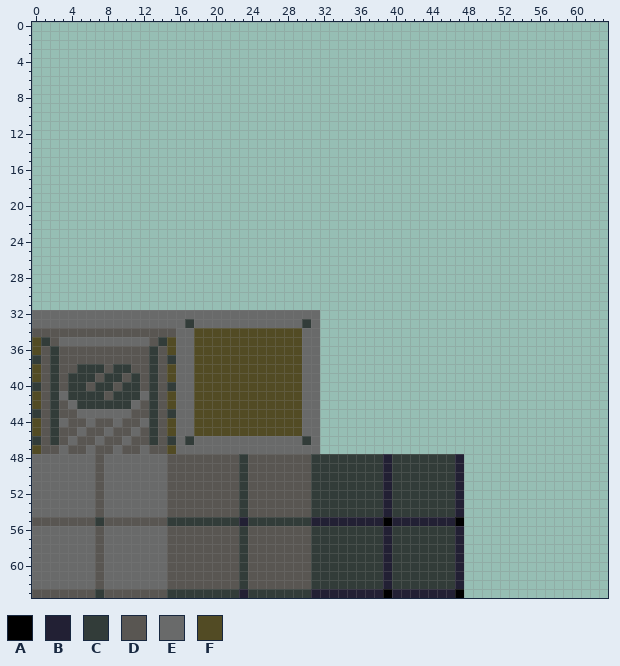
Pixel-art sprite: Textures/tiles.png. That is the earlier state.
The file is 64x64 pixels.
Palette (. is transparent): A #000000  B #222034  C #323c39  D #595652  E #696a6a  F #524b24
Pixels before (only the part around the change), first column x 0:
 0 ................................................................
 1 ................................................................
 2 ................................................................
 3 ................................................................
 4 ................................................................
 5 ................................................................
 6 ................................................................
 7 ................................................................
 8 ................................................................
 9 ................................................................
10 ................................................................
11 ................................................................
12 ................................................................
13 ................................................................
14 ................................................................
15 ................................................................
16 ................................................................
17 ................................................................
18 ................................................................
19 ................................................................
20 ................................................................
21 ................................................................
22 ................................................................
23 ................................................................
24 ................................................................
25 ................................................................
26 ................................................................
27 ................................................................
28 ................................................................
29 ................................................................
30 ................................................................
31 ................................................................
32 EEEEEEEEEEEEEEEEEEEEEEEEEEEEEEEE................................
33 EEEEEEEEEEEEEEEEECEEEEEEEEEEEECE................................
34 DDDDDDDDDDDDDDDDEEFFFFFFFFFFFFEE................................
35 FCDEEEEEEEEEEDCFEEFFFFFFFFFFFFEE................................
36 FDCDDDDDDDDDDCDFEEFFFFFFFFFFFFEE................................
37 CDCDDDDDDDDDDCDCEEFFFFFFFFFFFFEE................................
38 FDCDDCCCDCCDDCDFEEFFFFFFFFFFFFEE................................
39 FDCDCCCDCCDCDCDFEEFFFFFFFFFFFFEE................................
40 CDCDCCDCCDCCDCDCEEFFFFFFFFFFFFEE................................
41 FDCECCCCDCCCECDFEEFFFFFFFFFFFFEE................................
42 FDCDECCCCCCEDCDFEEFFFFFFFFFFFFEE................................
43 CDCDDEEEEEEDDCDCEEFFFFFFFFFFFFEE................................
44 FDCEDDEDDEDDECDFEEFFFFFFFFFFFFEE................................
45 FDCDDEDDEDDEDCDFEEFFFFFFFFFFFFEE................................
46 CDCDEDDEDDEDDCDCECEEEEEEEEEEEECE................................
47 FDDEDDEDDEDDEDDFEEEEEEEEEEEEEEEE................................
48 EEEEEEEDEEEEEEEDDDDDDDDCDDDDDDDCCCCCCCCBCCCCCCCB................
49 EEEEEEEDEEEEEEEDDDDDDDDCDDDDDDDCCCCCCCCBCCCCCCCB................
50 EEEEEEEDEEEEEEEDDDDDDDDCDDDDDDDCCCCCCCCBCCCCCCCB................
51 EEEEEEEDEEEEEEEDDDDDDDDCDDDDDDDCCCCCCCCBCCCCCCCB................
52 EEEEEEEDEEEEEEEDDDDDDDDCDDDDDDDCCCCCCCCBCCCCCCCB................
53 EEEEEEEDEEEEEEEDDDDDDDDCDDDDDDDCCCCCCCCBCCCCCCCB................
54 EEEEEEEDEEEEEEEDDDDDDDDCDDDDDDDCCCCCCCCBCCCCCCCB................
55 DDDDDDDCDDDDDDDCCCCCCCCBCCCCCCCBBBBBBBBABBBBBBBA................
56 EEEEEEEDEEEEEEEDDDDDDDDCDDDDDDDCCCCCCCCBCCCCCCCB................
57 EEEEEEEDEEEEEEEDDDDDDDDCDDDDDDDCCCCCCCCBCCCCCCCB................
58 EEEEEEEDEEEEEEEDDDDDDDDCDDDDDDDCCCCCCCCBCCCCCCCB................
59 EEEEEEEDEEEEEEEDDDDDDDDCDDDDDDDCCCCCCCCBCCCCCCCB................
60 EEEEEEEDEEEEEEEDDDDDDDDCDDDDDDDCCCCCCCCBCCCCCCCB................
61 EEEEEEEDEEEEEEEDDDDDDDDCDDDDDDDCCCCCCCCBCCCCCCCB................
62 EEEEEEEDEEEEEEEDDDDDDDDCDDDDDDDCCCCCCCCBCCCCCCCB................
63 DDDDDDDCDDDDDDDCCCCCCCCBCCCCCCCBBBBBBBBABBBBBBBA................
The same view after the edit:
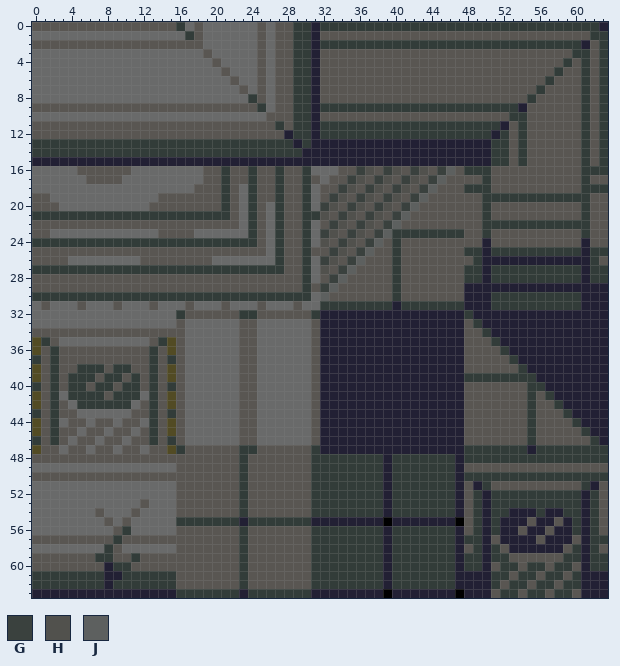
Colours new in this view: G #3a413e  H #51514d  J #5d605f
The commit says: Texture rotation Also built a test level
Change:
Changed rows in their new state; - is an unchanged pixel.
first column x 0:
 0 DDDDDDDDDDDDDDDDCEDEEEEEEDEDDCCBCCCCCCCCCCCCCCCCCCCCCCCCCCCCCCCB
 1 EEEEEEEEEEEEEEEEECDEEEEEEDEDDCCBDDDDDDDDDDDDDDDDDDDDDDDDDDDDDDCC
 2 DDDDDDDDDDDDDDDDDDDEEEEEEDEDDCCBCCCCCCCCCCCCCCCCCCCCCCCCCCCCCBDC
 3 EEEEEEEEEEEEEEEEEEEDEEEEEDEDDCCBDDDDDDDDDDDDDDDDDDDDDDDDDDDDCCDC
 4 EEEEEEEEEEEEEEEEEEEEDEEEEDEDDCCBDDDDDDDDDDDDDDDDDDDDDDDDDDDCDCDC
 5 EEEEEEEEEEEEEEEEEEEEEDEEEDEDDCCBDDDDDDDDDDDDDDDDDDDDDDDDDDCDDCDC
 6 EEEEEEEEEEEEEEEEEEEEEEDEEDEDDCCBDDDDDDDDDDDDDDDDDDDDDDDDDCDDDCDC
 7 EEEEEEEEEEEEEEEEEEEEEEEDEDEDDCCBDDDDDDDDDDDDDDDDDDDDDDDDCDDDDCDC
 8 EEEEEEEEEEEEEEEEEEEEEEEECDEDDCCBDDDDDDDDDDDDDDDDDDDDDDDCDDDDDCDC
 9 DDDDDDDDDDDDDDDDDDDDDDDDDCEDDCCBCCCCCCCCCCCCCCCCCCCCCCBDDDDDDCDC
10 EEEEEEEEEEEEEEEEEEEEEEEEEEDDDCCBDDDDDDDDDDDDDDDDDDDDDCCDDDDDDCDC
11 DDDDDDDDDDDDDDDDDDDDDDDDDDDCDCCBCCCCCCCCCCCCCCCCCCCCBDCDDDDDDCDC
12 DDDDDDDDDDDDDDDDDDDDDDDDDDDDBCCBCCCCCCCCCCCCCCCCCCCBCDCDDDDDDCDC
13 CCCCCCCCCCCCCCCCCCCCCCCCCCCCCBCBBBBBBBBBBBBBBBBBBBBCCDCDDDDDDCDC
14 CCCCCCCCCCCCCCCCCCCCCCCCCCCCCCBBBBBBBBBBBBBBBBBBBBBCCDCDDDDDDCDC
15 BBBBBBBBBBBBBBBBBBBBBBBBBBBBBBBBBBBBBBBBBBBBBBBBBBBCCDCDDDDDDCDC
16 EEEEEDDDDDDEEEEEEEEDDCDDCDDCDDCEEEDDGHDGHDGHDGJDCCCDDDDDDDDDDCCC
17 EEEEEEDDDDEEEEEEEEEDDCDDCDDCDDCDEDDGHDGHDGHDGJDDDDCDDDDDDDDDDCDD
18 EEEEEEEEEEEEEEEEEEDDDCDECDDCDDCEDDGHDGHDGHDGJDDDCCCDDDDDDDDDDCCC
19 DDEEEEEEEEEEEEDDDDDDDCDECDDCDDCEDGHDGHDGHDGJDDDDDDCCCCCCCCCCCCDD
20 DDDEEEEEEEEEEDDDDDDDDCDECDECDDCEGHDGHDGHDGJDDDDDDDCDDDDDDDDDDCDD
21 CCCCCCCCCCCCCCCCCCCCCCDECDECDDCCHDGHDGHDGJDDDDDDDDCDDDDDDDDDDCDD
22 DDDDDDDDDDDDDDDDDDDDDDDECDECDDCEDGHDGHDGJDDDDDDDDDCCCCCCCCCCCCDD
23 DDEEEEEEEEEEEEDDDDEEEEEECDECDDCEGHDGHDGJCCCCCCCCDDCDDDDDDDDDDCDD
24 CCCCCCCCCCCCCCCCCCCCCCCCCDECDDCEHDGHDGJDCDDDDDDDDDBDDDDDDDDDDBDD
25 DDDDDDDDDDDDDDDDDDDDDDDDDDECDDCDDGHDGJDDCDDDDDDDCCBCCCCCCCCCCBCC
26 DDDDEEEEEEEEDDDDDDDDEEEEEEECDDCEGHDGJDDDCDDDDDDDDCBBBBBBBBBBBBCD
27 CCCCCCCCCCCCCCCCCCCCCCCCCCCCDDCEHDGJDDDDCDDDDDDDCCBCCCCCCCCCCBCC
28 DDDDDDDDDDDDDDDDDDDDDDDDDDDDDDCEDGJDDDDDCDDDDDDDCCBCCCCCCCCCCBCC
29 DDDDDDDDDDDDDDDDDDDDDDDDDDDDDDCDGJDDDDDDCDDDDDDDBBBBBBBBBBBBBBBB
30 CCCCCCCCCCCCCCCCCCCCCCCCCCCCCCCEJDDDDDDDCDDDDDDDBBBCCCCCCCCCCBBB
31 EDEEEDEEEDEEEDEEEDEEEDEEEDEEEDEECCCCCCCCBCCCCCCCBBBCCCCCCCCCCBBB
32 ----------------CDDDDDDCCDDDDDDCBBBBBBBBBBBBBBBBCBBBBBBBBBBBBBBB
33 ----------------DE-----DD-----EDBBBBBBBBBBBBBBBBDCBBBBBBBBBBBBBB
34 ----------------D-EEEEEDDEEEEE-DBBBBBBBBBBBBBBBBDDCBBBBBBBBBBBBB
35 ----------------D-EEEEEDDEEEEE-DBBBBBBBBBBBBBBBBDDDCBBBBBBBBBBBB
36 ----------------D-EEEEEDDEEEEE-DBBBBBBBBBBBBBBBBDDDDCBBBBBBBBBBB
37 ----------------D-EEEEEDDEEEEE-DBBBBBBBBBBBBBBBBDDDDDCBBBBBBBBBB
38 ----------------D-EEEEEDDEEEEE-DBBBBBBBBBBBBBBBBDDDDDDCBBBBBBBBB
39 ----------------D-EEEEEDDEEEEE-DBBBBBBBBBBBBBBBBCCCCCCCCBBBBBBBB
40 ----------------D-EEEEEDDEEEEE-DBBBBBBBBBBBBBBBBDDDDDDDCCBBBBBBB
41 ----------------D-EEEEEDDEEEEE-DBBBBBBBBBBBBBBBBDDDDDDDCDCBBBBBB
42 ----------------D-EEEEEDDEEEEE-DBBBBBBBBBBBBBBBBDDDDDDDCDDCBBBBB
43 ----------------D-EEEEEDDEEEEE-DBBBBBBBBBBBBBBBBDDDDDDDCDDDCBBBB
44 ----------------D-EEEEEDDEEEEE-DBBBBBBBBBBBBBBBBDDDDDDDCDDDDCBBB
45 ----------------D-EEEEEDDEEEEE-DBBBBBBBBBBBBBBBBDDDDDDDCDDDDDCBB
46 ----------------DE-----DD-----EDBBBBBBBBBBBBBBBBDDDDDDDCDDDDDDCB
47 ----------------CDDDDDDCCDDDDDDCBBBBBBBBBBBBBBBBCCCCCCCBCCCCCCCC
48 DDDDDDD-DDDDDDD---------------------------------CCCCCCCCCCCCCCCC
49 -------E-------E--------------------------------DDDDDDDDDDDDDDDD
50 DDDDDDD-DDDDDDD---------------------------------CCCCCCCCCCCCCCCC
51 -------E-------E--------------------------------DBCDDDDDDDDDDCBD
52 -------E-------E--------------------------------DCBCCCCCCCCCCBCD
53 -------E----D--E--------------------------------DCBCCCCCCCCCCBCD
54 -----------D---E--------------------------------DCBCCBBBCBBCCBCD
55 EEEEEEEE-E-EEEEE--------------------------------DCBCBBBDBBDBCBCD
56 -------E-DC----E--------------------------------DCBCBBDBBDBBCBCD
57 DDDDDDD-DCDDDDD---------------------------------CCBDBBBBDBBBDBCC
58 -------ECD-----E--------------------------------DCBCDBBBBBBDCBCD
59 DDDDDDDCCDDCDDD---------------------------------CCBCCDDDDDDCCBCC
60 DDDDDDD-BCCDDDD---------------------------------CCBDCCDCCDCCDBCC
61 CCCCCCCCBBCCCCCC--------------------------------BBBCCDCCDCCDCBBB
62 CCCCCCCCBCCCCCCC--------------------------------BBBCDCCDCCDCCBBB
63 BBBBBBBBBBBBBBBB--------------------------------BBBDCCDCCDCCDBBB
Pixel boxes of the changes (left, top, right, bottom) in both pictures:
changed: (32, 22, 608, 598)
